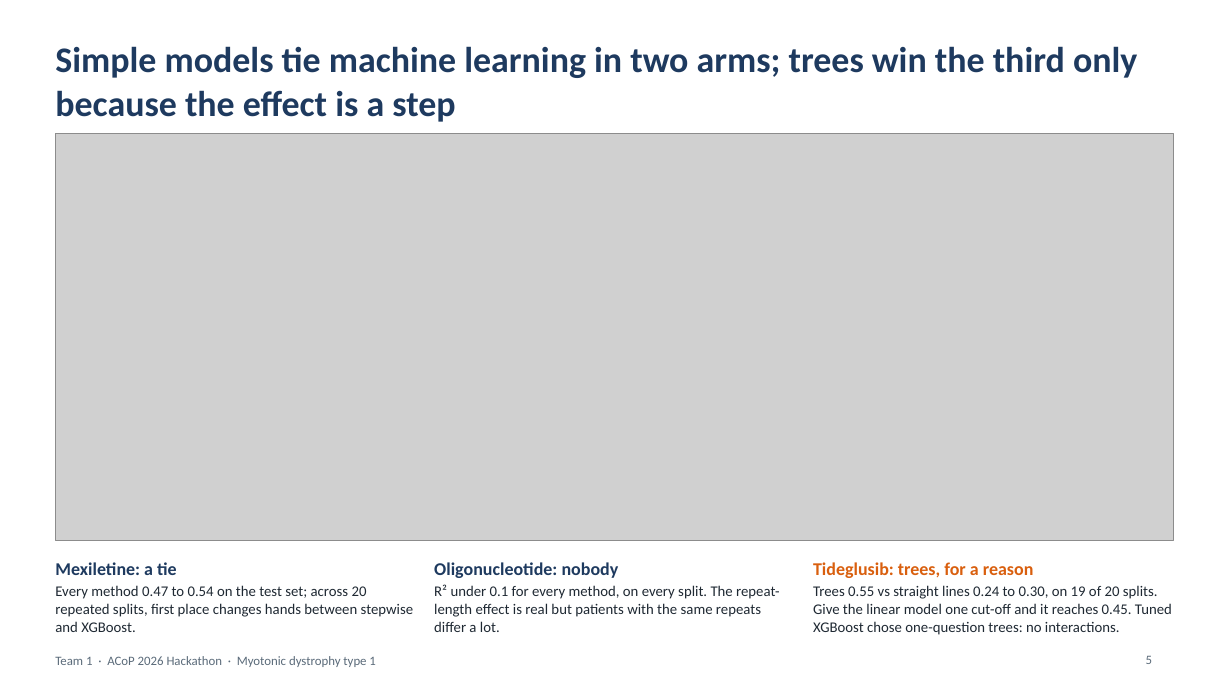
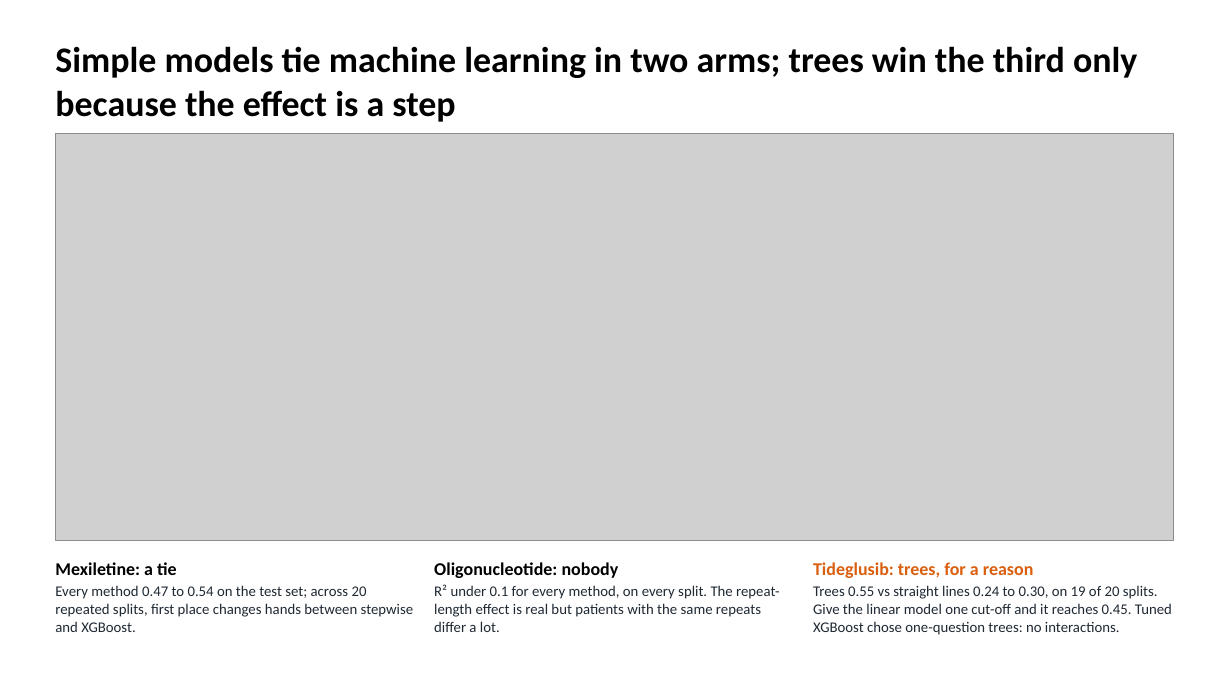
Before and after one commit to euibeom135-cell/acop2026-hackathon-team1, a slide deck: slide 5 of slides/Team1_DM1_slides.pptx. Drawn at 1232x693 pixels with LibreOffice and Linux fonts; fonts in the diff are those of the drawing; grey boxes stand for pictures. Boxes give left, top, right and bottom in pixels: in the first picture for what was removed or moved away, otherwise in the second. Text is boxed around its words. In the diff, an @@ line names an element or a change of style, - is before the commit and + after.

```diff
--- a/slides/Team1_DM1_slides.pptx
+++ b/slides/Team1_DM1_slides.pptx
@@ text colour #1E3A5F to #000000 in 3 elements at box(55, 46, 1137, 122), box(55, 562, 177, 575), box(434, 562, 619, 578) @@
@@ text removed at box(55, 656, 375, 667) @@
-Team 1 · ACoP 2026 Hackathon · Myotonic dystrophy type 1
@@ page number removed at box(1146, 656, 1152, 664) @@
-5
```
Also in this commit, not shown: 9 other slides changed.
